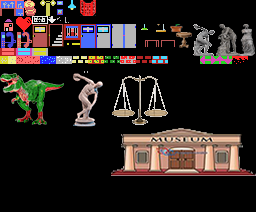
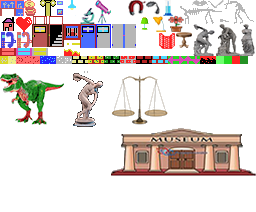
Two versions of the same layered image (256 x 212). Layer-by-layer changes:
renamed "Capa 43" to "Capa 2", painted on it over (0, 0, 256, 176)
removed layer "Capa 46" over (68, 0, 96, 16)
removed layer "Capa 42" over (0, 0, 256, 176)
renamed "Capa 12" to "Capa 1", hid it over (0, 0, 256, 212)
